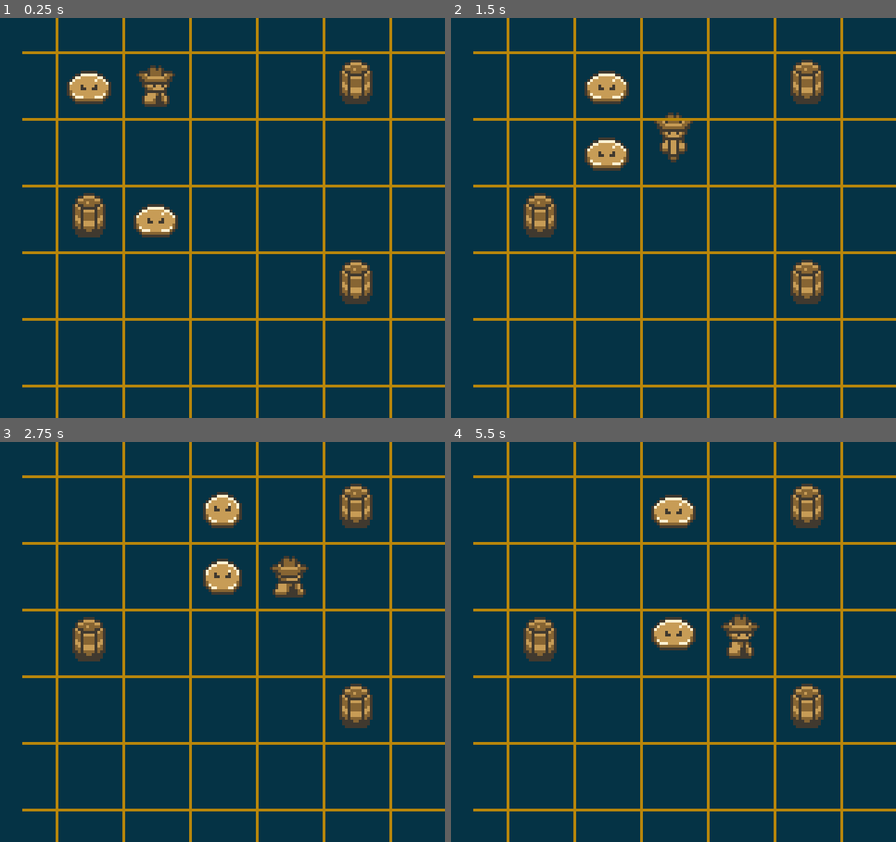
Above: before the commit, frames 1-4 (two rows, left to right).
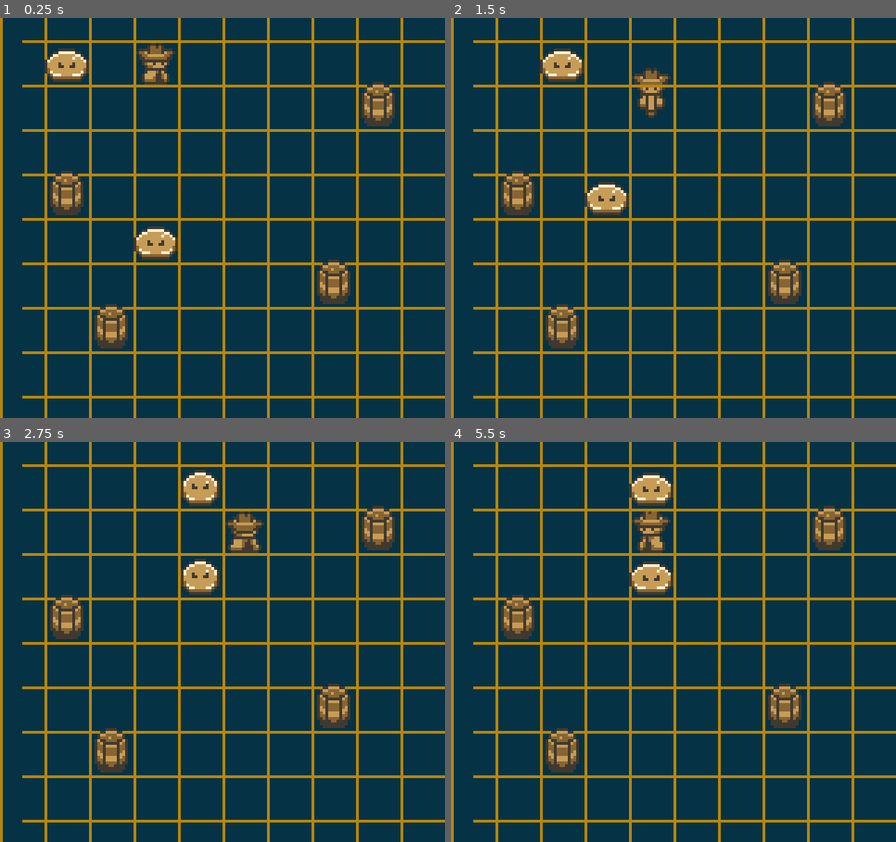
Above: after the commit, the same moments.

Repository: ThGnommy/gb-jam-13
Game: Godot game, scene res://scenes/levels/main.tscn
The game is run twice, just before and just after one commit, with the same random seed, the same clock (stepped at 60 frames per second) and the same inputs.
Inputs:
- Up to frame 1 (0.25 s): no input
- Up to frame 2 (1.5 s): hold Right (right) 0.53-1.28 s; hold Down (down) from 1.28 s (still down)
- Up to frame 3 (2.75 s): release Down (down) at 2.03 s; hold Right (right) from 2.03 s (still down)
- Up to frame 4 (5.5 s): release Right (right) at 2.78 s; hold W (shootUp) 2.78-3.53 s; hold Left (left) 3.53-5.03 s; hold Down (down) from 5.03 s (still down)

The runs differ from the first frame. In frame 1, 25% of the frame differs, in the area x 0-100%, y 0-100%; in frame 2, 26%; in frame 3, 25%; in frame 4, 25%.

Commit message:
Changed tile size to 16

Diff:
--- a/scenes/levels/main.tscn
+++ b/scenes/levels/main.tscn
@@ -17,7 +17,7 @@
 [node name="Main" type="Node2D"]
 
 [node name="Player" parent="." instance=ExtResource("1_72ix8")]
-position = Vector2(48, 24)
+position = Vector2(48, 16)
 
 [node name="Camera2D" type="Camera2D" parent="."]
 position = Vector2(72, 72)
@@ -35,16 +35,16 @@
 [node name="Objects" type="Node2D" parent="."]
 
 [node name="Barrel" parent="Objects" instance=ExtResource("6_vkq25")]
-position = Vector2(120, 24)
+position = Vector2(128, 32)
 
 [node name="Barrel2" parent="Objects" instance=ExtResource("6_vkq25")]
-position = Vector2(24, 72)
+position = Vector2(16, 64)
 
 [node name="Barrel3" parent="Objects" instance=ExtResource("6_vkq25")]
-position = Vector2(120, 96)
+position = Vector2(112, 96)
 
 [node name="Barrel4" parent="Objects" instance=ExtResource("6_vkq25")]
-position = Vector2(133, -12)
+position = Vector2(32, 112)
 
 [node name="Control" type="Control" parent="."]
 visible = false
@@ -72,7 +72,7 @@
 [node name="Enemies" type="Node" parent="."]
 
 [node name="Slime" parent="Enemies" instance=ExtResource("5_vkq25")]
-position = Vector2(24, 24)
+position = Vector2(16, 16)
 
 [node name="Slime2" parent="Enemies" instance=ExtResource("5_vkq25")]
-position = Vector2(48, 72)
+position = Vector2(48, 80)
--- a/scenes/scripts/enemy.gd
+++ b/scenes/scripts/enemy.gd
@@ -5,12 +5,9 @@
 @export var animation_speed = 1
 @onready var raycast = $RayCast2D
 
-const TILE_SIZE = 24
 var moving: bool = false
 
 func _ready() -> void:
-	#position = position.snapped(Vector2.ONE * TILE_SIZE)
-	#position += Vector2.ONE * TILE_SIZE / 2
 	GridManager.add_enemy(self)
 
 func do_action(target:Vector2) -> void:
--- a/scenes/scripts/enemyManager.gd
+++ b/scenes/scripts/enemyManager.gd
@@ -18,7 +18,7 @@
 	"entity" : Node2D
 }
 
-const CELL_SIZE : int = 24
+const CELL_SIZE : int = 16
 var occupancy_map : Array = []
 
 func _init() -> void:
--- a/scenes/scripts/player.gd
+++ b/scenes/scripts/player.gd
@@ -13,7 +13,6 @@
 
 signal player_moved
 
-const TILE_SIZE = 24
 var moving: bool = false
 
 var inputs: Dictionary = {
@@ -89,7 +88,7 @@
 	TurnManager.next_turn(TurnManager.TurnState.Enemies)
 
 func update_raycast(dir) -> void:
-	raycast.target_position = inputs[dir] * TILE_SIZE / 2
+	raycast.target_position = inputs[dir] * GridManager.CELL_SIZE / 2
 	raycast.force_raycast_update()
 
 func shoot(dir: Vector2) -> void:
@@ -118,7 +117,7 @@
 
 	# Create and shoot the bullet
 	var bullet_instance = BulletFactory.create_bullet(bullet_type)
-	bullet_instance.position = position + dir * (TILE_SIZE)
+	bullet_instance.position = position + dir * GridManager.CELL_SIZE
 	bullet_instance.set_direction(dir)
 	get_parent().add_child(bullet_instance)
 
